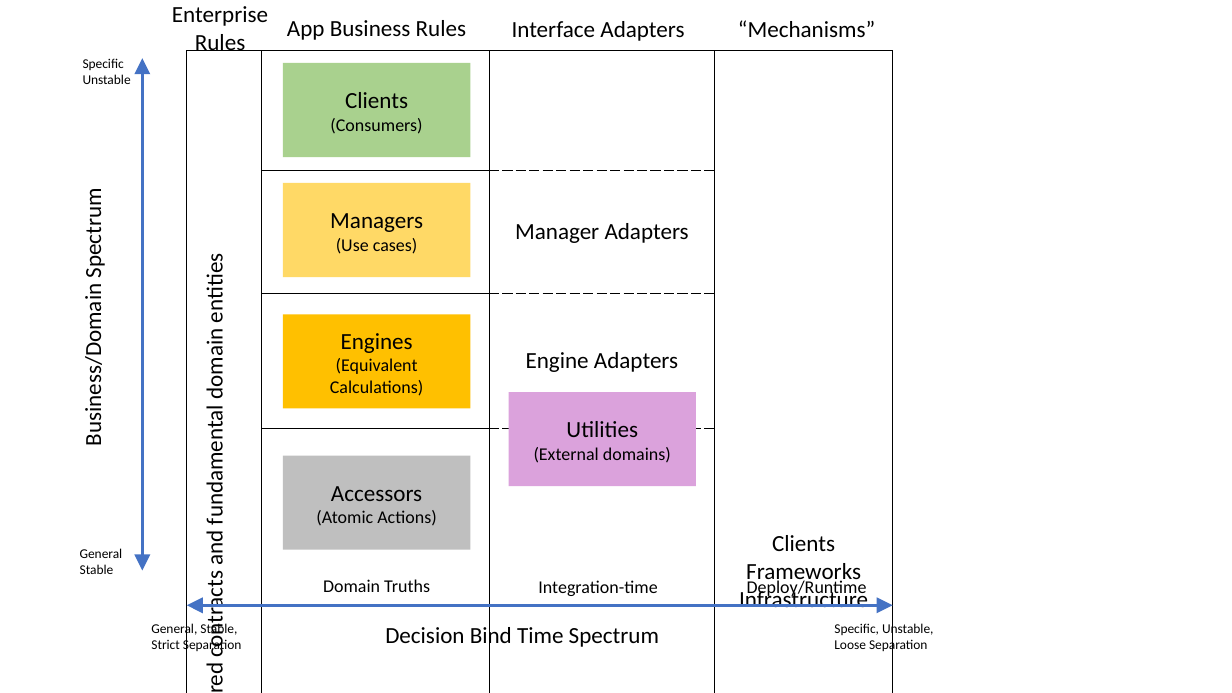
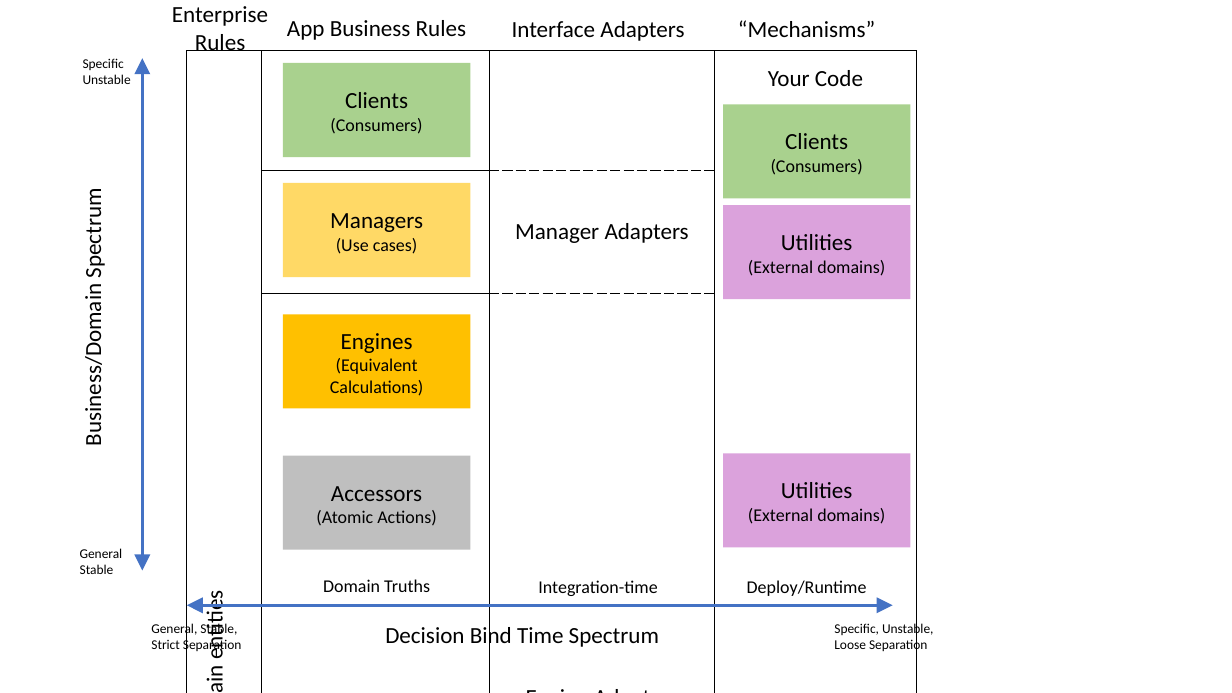
Before and after one commit to farlee2121/DevEssentialsBlog, a slide deck: slide 1 of _drafts/Solid Structure Table.pptx. Drawn at 1232x693 pixels with LibreOffice and Linux fonts; fonts in the diff are those of the drawing. Boxes give left, top, right and bottom in pixels: in the first picture for what was removed or moved away, otherwise in the second. Text is boxed around its words. In the diff, an @@ line names an element or a change of style, - is before the commit and + after.

```diff
--- a/_drafts/Solid Structure Table.pptx
+++ b/_drafts/Solid Structure Table.pptx
@@ table at [187, 51, 916, 662] @@
-row 1, column 4: Clients / Frameworks / Infrastructure
+row 1, column 4: Your Code
+row 4:  |  |  | External Code / Frameworks / Infrastructure
@@ table: place and size @@
-table at [187, 51, 893, 660]
+table at [187, 51, 916, 662]
@@ rectangle added at [724, 104, 911, 199], fill #A9D18E, 14 pt, text #000000 @@
+Clients
+(Consumers)
@@ rectangle "Utilities": place and size @@
-rectangle "Utilities" at [509, 392, 697, 486]
+rectangle "Utilities" at [724, 205, 911, 299]
@@ rectangle added at [724, 454, 911, 548], fill #DBA2DC, 14 pt, text #000000 @@
+Utilities
+(External domains)
```
Also in this commit, not shown: 1 other file.
